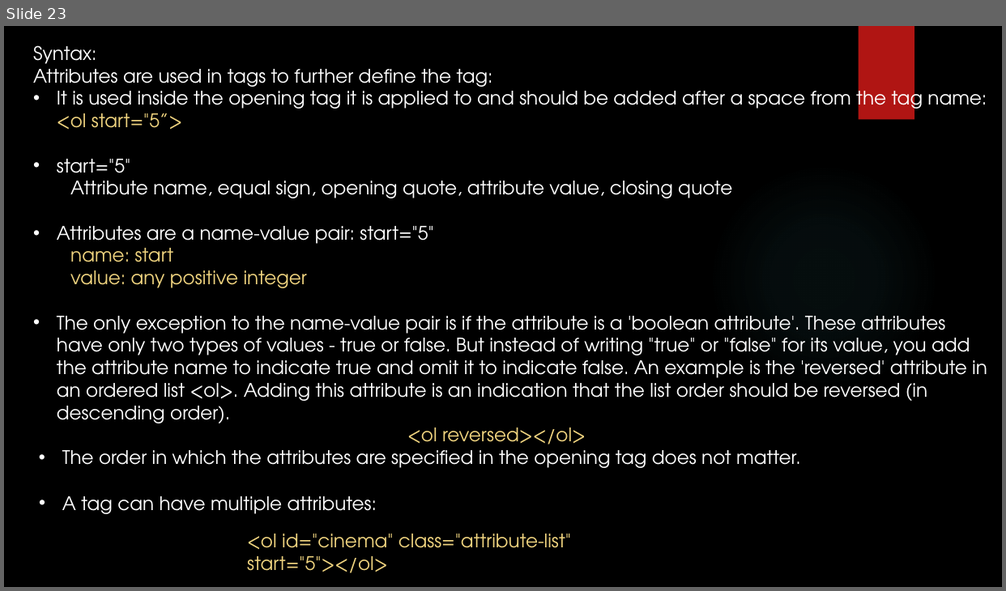
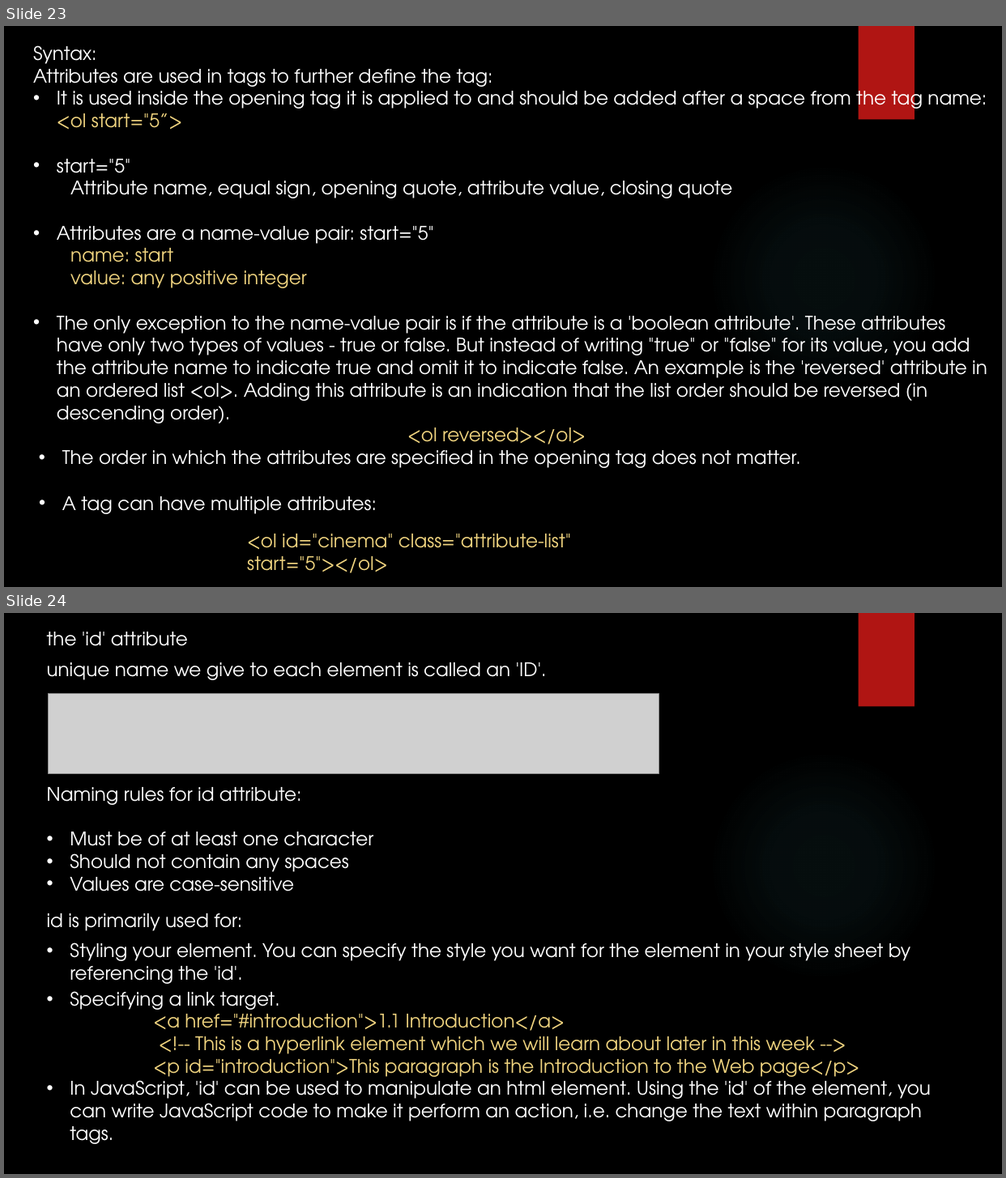
Before and after one commit to yogeshwar1996/HTML5CSS, a slide deck: Fundamentals of HTML and CSS.pptx. Shown one above the other, each under a label of ours: slide 23 before the commit, slides 23 and 24 after it. The pictures are 1006x591 and 1006x1178 pixels, drawn with LibreOffice and Linux fonts; fonts in the diff are those of the drawing; grey boxes stand for pictures; background and template pictures are left out. Boxes give left, top, right and bottom in pixels: in the first picture for what was removed or moved away, otherwise in the second. Text is boxed around its words. In the diff, an @@ line names an element or a change of style, - is before the commit and + after.

Commit message:
Add html file for attributes demonstration

```diff
--- a/Fundamentals of HTML and CSS.pptx
+++ b/Fundamentals of HTML and CSS.pptx
@@ slide 24 added at <box>4,613,1002,1174</box>, background picture (left out); not listed: 2 template elements that a slide beside it also shows @@
@@ text added at <box>47,632,188,646</box>, 18 pt, text #FFFFFF @@
+the 'id' attribute
@@ text added at <box>47,662,547,680</box>, 18 pt, text #FFFFFF @@
+unique name we give to each element is called an 'ID'.
@@ picture added at <box>49,694,659,773</box> @@
@@ text added at <box>47,787,373,892</box>, 18 pt, text #FFFFFF @@
+Naming rules for id attribute:
+• Must be of at least one character
+• Should not contain any spaces
+• Values are case-sensitive
@@ text added at <box>47,914,242,931</box>, 18 pt, text #FFFFFF @@
+id is primarily used for:
@@ text added at <box>70,943,911,984</box>, 18 pt, text #FFFFFF @@
+• Styling your element. You can specify the style you want for the element in your style sheet by referencing the 'id'.
@@ text added at <box>70,991,280,1016</box>, 18 pt, text #FFFFFF @@
+• Specifying a link target.
@@ text added at <box>153,1009,859,1082</box>, 18 pt, text #F0D47F @@
+<a href="#introduction">1.1 Introduction</a>
+<!-- This is a hyperlink element which we will learn about later in this week -->
+<p id="introduction">This paragraph is the Introduction to the Web page</p>
@@ text added at <box>70,1076,931,1144</box>, 18 pt, text #FFFFFF @@
+• In JavaScript, 'id' can be used to manipulate an html element. Using the 'id' of the element, you can write JavaScript code to make it perform an action, i.e. change the text within paragraph tags.
```
Also in this commit, not shown: 1 slide changed, 1 slide removed, 1 other file.
